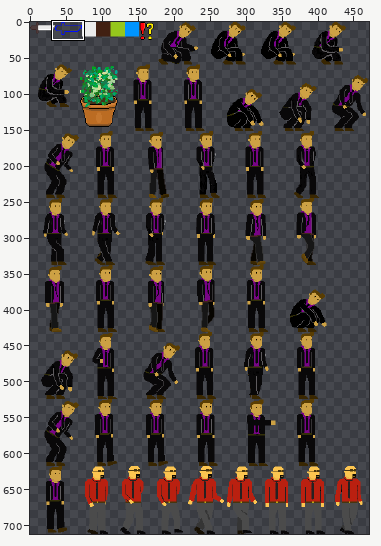
Two versions of one sprite sheet, Mafia House - Electric Lemon Studios/Resources/mafiahouse.png. Above, an overview of the earlier version with the close-up marked.
Close-up. Before:
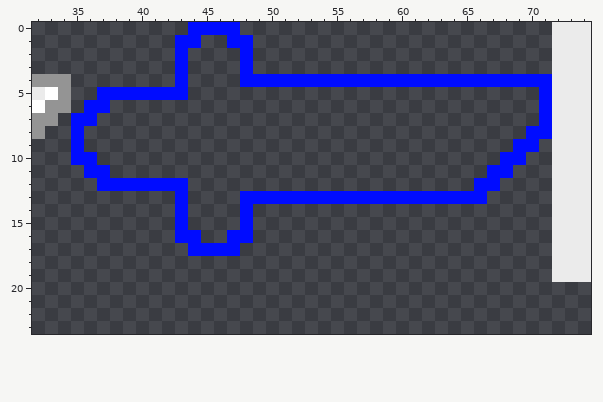
The file is 472x712 pixels. Pixels under 10% opacity are left out. Colours within 5 levels of each other are drawn and written as one. Shown: x 32..74, y 0..23.
After:
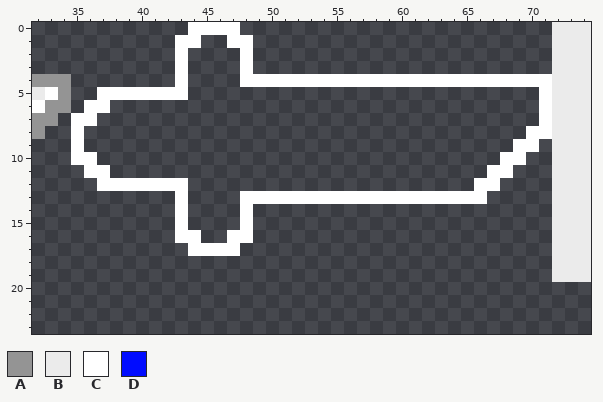
Palette (. is transparent): A #949494  B #ebebeb  C #ffffff  D #000cff
The exact change:
Changed rows in their new state; - is an unchanged pixel.
first column x 35:
 0 ---------CCCC------------------------
 1 --------CC--CC-----------------------
 2 --------C----C-----------------------
 3 --------C----C-----------------------
 4 --------C----CCCCCCCCCCCCCCCCCCCCCCCC
 5 --CCCCCCC---------------------------C
 6 -CC---------------------------------C
 7 CC----------------------------------C
 8 C----------------------------------CC
 9 C---------------------------------CC-
10 CC-------------------------------CC--
11 -CC-----------------------------CC---
12 --CCCCCCC----------------------CC----
13 --------C----CCCCCCCCCCCCCCCCCCC-----
14 --------C----C-----------------------
15 --------C----C-----------------------
16 --------CC--CC-----------------------
17 ---------CCCC------------------------
Pixel boxes of the changes (left, top, right, bottom) in both close-ups:
changed: (71, 22, 552, 256)
